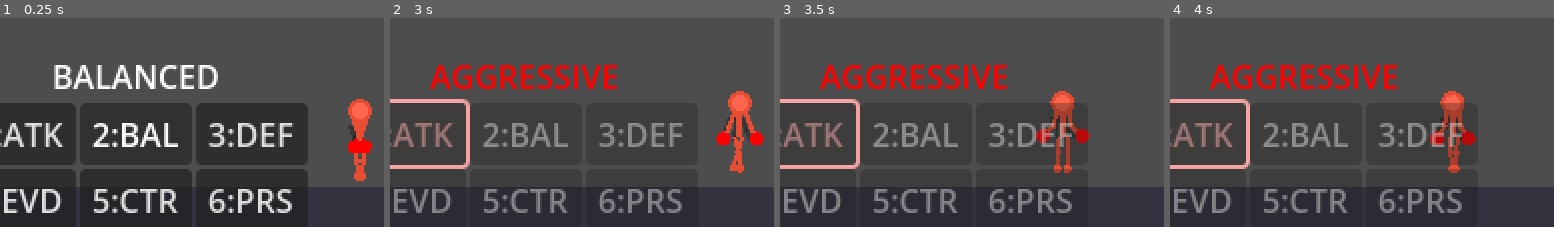
Above: before the commit, frames 1-4 (left to right).
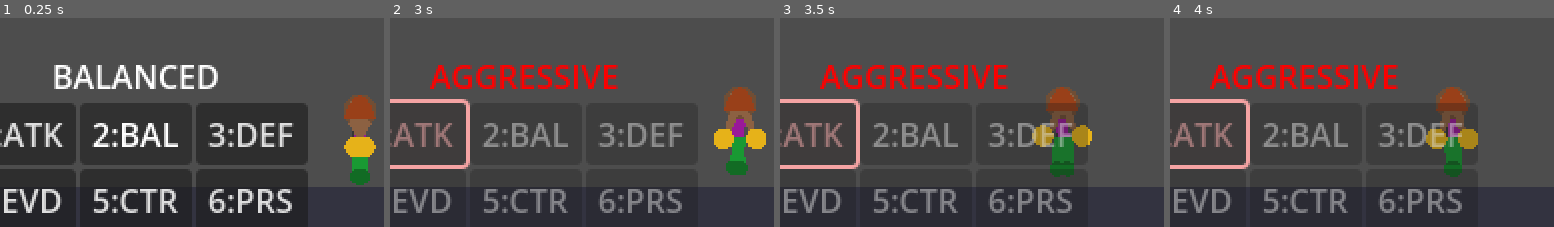
Above: after the commit, the same moments.

Repository: benngaihk/Stancelore
Game: Godot game, scene res://scenes/battle/battle_scene.tscn
Two runs of this game, one before a commit and one after it. Both use one fixed random seed, a clock stepped at 60 frames per second and the inputs below. This scene is started directly instead of the project's main scene.
Inputs (mouse positions are % of the whole screen's width and height, from its top left):
- Up to frame 1 (0.25 s): no input
- Up to frame 2 (3 s): click "1:ATK" at 0.5 s; move the mouse to (72, 43) at 1.27 s; hold 1 (coach_aggressive) 1.28-2.03 s; move the mouse to (30, 53) at 2.02 s; tap 2 (coach_balanced) at 2.1 s; move the mouse to (60, 26) at 2.77 s; hold 5 (coach_counter) from 2.78 s (still down)
- Up to frame 3 (3.5 s): keep holding 5 (coach_counter)
- Up to frame 4 (4 s): move the mouse to (45, 69) at 3.52 s; release 5 (coach_counter) at 3.53 s; tap 3 (coach_defensive) at 3.6 s
The pictures show only the part of the screen within x 32-82%, y 50-100%; the shares and areas given below are measured in that part.

The runs differ from the first frame. In frame 1, 2.5% of the frame differs, in the area x 89-98%, y 36-80%; in frame 2, 3.1%; in frame 3, 3.5%, in the area x 65-82%, y 33-77%; in frame 4, 3.2%.

Commit message:
添加角色外观系统：发型、服装、配饰
- 新增 character_appearance.gd 定义外观配置
  - 10种发型：光头、短发、刺头、莫西干、马尾、长发、爆炸头等
  - 7种上衣：无、背心、T恤、卫衣、道服、夹克、马甲
  - 5种裤子：短裤、长裤、道服裤、拳击短裤、阔腿裤
  - 6种配饰：头带、头巾、帽子、面罩、墨镜、伤疤
  - 4种体型：纤细、普通、肌肉、壮硕
  - 随机颜色生成（肤色、发色、服装色）
- 扩展 stick_figure.gd 支持外观渲染
  - 根据发型绘制不同形状的头发
  - 根据服装类型绘制衣服（覆盖身体线条）
  - 配饰渲染（头带飘带、墨镜等）
  - 体型影响线条粗细
- 集成到 fighter_controller.gd
  - 敌人自动生成随机外观

https://claude.ai/code/session_01P5YggVmEk9Wvyc8SwaqJvb

Diff:
--- /dev/null
+++ b/scripts/battle/character_appearance.gd
@@ -0,0 +1,203 @@
+extends Resource
+class_name CharacterAppearance
+## CharacterAppearance - Defines visual customization for fighters
+## Includes hair styles, clothing, and color schemes
+
+# ===== Hair Styles =====
+enum HairStyle {
+	BALD,           # No hair
+	SHORT,          # Short cropped
+	SPIKY,          # Anime spiky
+	MOHAWK,         # Punk mohawk
+	PONYTAIL,       # Tied back
+	LONG,           # Long flowing
+	AFRO,           # Big afro
+	BRAIDS,         # Braided
+	SLICKED,        # Slicked back
+	MESSY           # Messy/wild
+}
+
+# ===== Clothing Styles =====
+enum TopStyle {
+	NONE,           # Shirtless
+	TANK_TOP,       # Simple tank top
+	T_SHIRT,        # T-shirt
+	HOODIE,         # Hoodie
+	GI_TOP,         # Martial arts gi
+	JACKET,         # Open jacket
+	VEST            # Sleeveless vest
+}
+
+enum BottomStyle {
+	SHORTS,         # Fighting shorts
+	PANTS,          # Long pants
+	GI_PANTS,       # Martial arts pants
+	TRUNKS,         # Boxing trunks
+	BAGGY           # Baggy pants
+}
+
+# ===== Accessory =====
+enum Accessory {
+	NONE,
+	HEADBAND,       # Fighting headband
+	BANDANA,        # Wrapped bandana
+	CAP,            # Baseball cap
+	MASK,           # Face mask
+	GLASSES,        # Sunglasses
+	SCAR            # Face scar
+}
+
+# Character properties
+@export var hair_style: HairStyle = HairStyle.SHORT
+@export var top_style: TopStyle = TopStyle.TANK_TOP
+@export var bottom_style: BottomStyle = BottomStyle.SHORTS
+@export var accessory: Accessory = Accessory.NONE
+
+# Colors
+@export var skin_color: Color = Color(0.96, 0.80, 0.69)  # Default skin tone
+@export var hair_color: Color = Color(0.15, 0.12, 0.10)  # Dark hair
+@export var top_color: Color = Color(0.2, 0.4, 0.8)      # Blue top
+@export var bottom_color: Color = Color(0.15, 0.15, 0.15) # Dark shorts
+@export var accessory_color: Color = Color(0.9, 0.1, 0.1) # Red accessory
+@export var glove_color: Color = Color(0.8, 0.1, 0.1)     # Red gloves
+
+# Body build (affects proportions)
+enum Build {
+	SLIM,
+	NORMAL,
+	MUSCULAR,
+	HEAVY
+}
+@export var build: Build = Build.NORMAL
+
+
+func _init() -> void:
+	pass
+
+
+# Create random appearance
+static func create_random() -> CharacterAppearance:
+	var appearance = CharacterAppearance.new()
+
+	# Random hair
+	appearance.hair_style = randi() % HairStyle.size() as HairStyle
+	appearance.hair_color = _random_hair_color()
+
+	# Random clothing
+	appearance.top_style = randi() % TopStyle.size() as TopStyle
+	appearance.bottom_style = randi() % BottomStyle.size() as BottomStyle
+	appearance.top_color = _random_clothing_color()
+	appearance.bottom_color = _random_clothing_color()
+
+	# Random accessory (30% chance)
+	if randf() < 0.3:
+		appearance.accessory = (randi() % (Accessory.size() - 1) + 1) as Accessory
+		appearance.accessory_color = _random_clothing_color()
+
+	# Random skin tone
+	appearance.skin_color = _random_skin_color()
+
+	# Random build
+	appearance.build = randi() % Build.size() as Build
+
+	# Random glove color
+	appearance.glove_color = _random_glove_color()
+
+	return appearance
+
+
+static func _random_hair_color() -> Color:
+	var colors = [
+		Color(0.1, 0.08, 0.05),   # Black
+		Color(0.35, 0.22, 0.12),  # Brown
+		Color(0.85, 0.65, 0.35),  # Blonde
+		Color(0.6, 0.25, 0.1),    # Red/Auburn
+		Color(0.4, 0.4, 0.45),    # Gray
+		Color(1.0, 1.0, 1.0),     # White
+		Color(0.1, 0.3, 0.8),     # Blue (anime)
+		Color(0.8, 0.2, 0.5),     # Pink (anime)
+		Color(0.2, 0.7, 0.3),     # Green (anime)
+	]
+	return colors[randi() % colors.size()]
+
+
+static func _random_skin_color() -> Color:
+	var colors = [
+		Color(1.0, 0.87, 0.77),   # Light
+		Color(0.96, 0.80, 0.69),  # Fair
+		Color(0.87, 0.72, 0.53),  # Medium
+		Color(0.76, 0.57, 0.42),  # Tan
+		Color(0.55, 0.38, 0.26),  # Brown
+		Color(0.36, 0.24, 0.17),  # Dark
+	]
+	return colors[randi() % colors.size()]
+
+
+static func _random_clothing_color() -> Color:
+	var colors = [
+		Color(0.1, 0.1, 0.1),     # Black
+		Color(0.9, 0.9, 0.9),     # White
+		Color(0.8, 0.1, 0.1),     # Red
+		Color(0.1, 0.3, 0.8),     # Blue
+		Color(0.1, 0.6, 0.2),     # Green
+		Color(0.9, 0.7, 0.1),     # Yellow
+		Color(0.6, 0.1, 0.6),     # Purple
+		Color(0.9, 0.5, 0.1),     # Orange
+		Color(0.4, 0.4, 0.4),     # Gray
+	]
+	return colors[randi() % colors.size()]
+
+
+static func _random_glove_color() -> Color:
+	var colors = [
+		Color(0.8, 0.1, 0.1),     # Red
+		Color(0.1, 0.1, 0.8),     # Blue
+		Color(0.1, 0.1, 0.1),     # Black
+		Color(0.9, 0.9, 0.9),     # White
+		Color(0.9, 0.7, 0.1),     # Gold
+		Color(0.1, 0.7, 0.2),     # Green
+	]
+	return colors[randi() % colors.size()]
+
+
+# Preset appearances for player character archetypes
+static func create_boxer() -> CharacterAppearance:
+	var appearance = CharacterAppearance.new()
+	appearance.hair_style = HairStyle.SHORT
+	appearance.top_style = TopStyle.NONE
+	appearance.bottom_style = BottomStyle.TRUNKS
+	appearance.build = Build.MUSCULAR
+	appearance.accessory = Accessory.NONE
+	return appearance
+
+
+static func create_martial_artist() -> CharacterAppearance:
+	var appearance = CharacterAppearance.new()
+	appearance.hair_style = HairStyle.PONYTAIL
+	appearance.top_style = TopStyle.GI_TOP
+	appearance.bottom_style = BottomStyle.GI_PANTS
+	appearance.top_color = Color.WHITE
+	appearance.bottom_color = Color.WHITE
+	appearance.accessory = Accessory.HEADBAND
+	appearance.accessory_color = Color.RED
+	return appearance
+
+
+static func create_street_fighter() -> CharacterAppearance:
+	var appearance = CharacterAppearance.new()
+	appearance.hair_style = HairStyle.SPIKY
+	appearance.top_style = TopStyle.TANK_TOP
+	appearance.bottom_style = BottomStyle.PANTS
+	appearance.build = Build.NORMAL
+	appearance.accessory = Accessory.BANDANA
+	return appearance
+
+
+static func create_brawler() -> CharacterAppearance:
+	var appearance = CharacterAppearance.new()
+	appearance.hair_style = HairStyle.MOHAWK
+	appearance.top_style = TopStyle.VEST
+	appearance.bottom_style = BottomStyle.BAGGY
+	appearance.build = Build.HEAVY
+	appearance.accessory = Accessory.SCAR
+	return appearance
--- a/scripts/battle/fighter_controller.gd
+++ b/scripts/battle/fighter_controller.gd
@@ -4,6 +4,7 @@
 
 const FighterStatsClass = preload("res://scripts/battle/fighter_stats.gd")
 const MoveClass = preload("res://scripts/battle/move.gd")
+const CharacterAppearanceClass = preload("res://scripts/battle/character_appearance.gd")
 
 enum State {
 	IDLE,
@@ -22,6 +23,7 @@
 
 # Stats - now uses FighterStats resource
 @export var stats: Resource = null  # FighterStats
+@export var appearance: Resource = null  # CharacterAppearance
 @export var attack_range: float = 35.0
 @export var base_move_speed: float = 80.0
 
@@ -102,6 +104,15 @@
 
 	# Get stick figure
 	stick_figure = get_node_or_null("StickFigure")
+
+	# Apply appearance to stick figure
+	if stick_figure and appearance:
+		stick_figure.set_appearance(appearance)
+	elif stick_figure and not appearance:
+		# Create random appearance for enemies without one
+		if not is_player_controlled:
+			appearance = CharacterAppearanceClass.create_random()
+			stick_figure.set_appearance(appearance)
 
 	# Get hitbox/hurtbox
 	hitbox = get_node_or_null("Hitbox")
--- a/scripts/battle/stick_figure.gd
+++ b/scripts/battle/stick_figure.gd
@@ -1,13 +1,18 @@
 extends Node2D
 class_name StickFigure
 ## StickFigure - Simple skeleton visualization for fighter animations
-## Can be replaced with actual sprites later
-
-# Body part colors
+## Now with hair, clothing, and accessories support
+
+const CharacterAppearanceClass = preload("res://scripts/battle/character_appearance.gd")
+
+# Body part colors (can be overridden by appearance)
 @export var body_color: Color = Color.WHITE
 @export var head_color: Color = Color.WHITE
 @export var glove_color: Color = Color.RED
 @export var line_width: float = 2.0
+
+# Character appearance (optional - if null, uses simple stick figure)
+var appearance: Resource = null  # CharacterAppearance
 
 # Flash effect
 var flash_timer: float = 0.0
@@ -62,6 +67,15 @@
 	set_pose(Pose.IDLE)
 
 
+func set_appearance(new_appearance: Resource) -> void:
+	appearance = new_appearance
+	if appearance:
+		glove_color = appearance.glove_color
+		body_color = appearance.skin_color
+		head_color = appearance.skin_color
+	queue_redraw()
+
+
 func _process(delta: float) -> void:
 	# Update flash effect
 	_update_flash(delta)
@@ -124,6 +138,14 @@
 
 
 func _draw() -> void:
+	# If we have an appearance, use the full rendering
+	if appearance:
+		_draw_with_appearance()
+	else:
+		_draw_simple()
+
+
+func _draw_simple() -> void:
 	var draw_color = body_color
 	var head_draw_color = head_color
 
@@ -176,6 +198,327 @@
 	_draw_joint(right_knee, draw_color)
 	_draw_joint(left_shoulder, draw_color)
 	_draw_joint(right_shoulder, draw_color)
+
+
+func _draw_with_appearance() -> void:
+	var skin_color = appearance.skin_color if not is_flashing else Color.WHITE
+	var hair_col = appearance.hair_color if not is_flashing else Color.WHITE
+	var top_col = appearance.top_color if not is_flashing else Color.WHITE
+	var bottom_col = appearance.bottom_color if not is_flashing else Color.WHITE
+	var glove_col = appearance.glove_color if not is_flashing else Color.WHITE
+	var acc_col = appearance.accessory_color if not is_flashing else Color.WHITE
+
+	# Get build multiplier
+	var build_mult = _get_build_multiplier()
+
+	# Draw shadow
+	var shadow_offset = Vector2(2, 2)
+	var shadow_color = Color(0, 0, 0, 0.3)
+	draw_line(neck_pos + shadow_offset, hip_pos + shadow_offset, shadow_color, line_width * build_mult)
+
+	# ===== Draw legs with pants =====
+	_draw_legs(skin_color, bottom_col, build_mult)
+
+	# ===== Draw torso with clothing =====
+	_draw_torso(skin_color, top_col, build_mult)
+
+	# ===== Draw head and face =====
+	_draw_head(skin_color, build_mult)
+
+	# ===== Draw hair =====
+	_draw_hair(hair_col)
+
+	# ===== Draw accessory =====
+	_draw_accessory(acc_col)
+
+	# ===== Draw arms =====
+	_draw_arms(skin_color, top_col, glove_col, build_mult)
+
+
+func _get_build_multiplier() -> float:
+	match appearance.build:
+		CharacterAppearanceClass.Build.SLIM:
+			return 0.8
+		CharacterAppearanceClass.Build.NORMAL:
+			return 1.0
+		CharacterAppearanceClass.Build.MUSCULAR:
+			return 1.3
+		CharacterAppearanceClass.Build.HEAVY:
+			return 1.5
+	return 1.0
+
+
+func _draw_legs(skin_color: Color, pants_color: Color, build_mult: float) -> void:
+	var leg_width = line_width * build_mult * 1.2
+
+	# Draw pants/shorts based on style
+	match appearance.bottom_style:
+		CharacterAppearanceClass.BottomStyle.SHORTS, CharacterAppearanceClass.BottomStyle.TRUNKS:
+			# Shorts - pants to knee, skin below
+			draw_line(left_hip, left_knee, pants_color, leg_width + 2)
+			draw_line(right_hip, right_knee, pants_color, leg_width + 2)
+			draw_line(left_knee, left_foot, skin_color, leg_width)
+			draw_line(right_knee, right_foot, skin_color, leg_width)
+		CharacterAppearanceClass.BottomStyle.PANTS, CharacterAppearanceClass.BottomStyle.GI_PANTS, CharacterAppearanceClass.BottomStyle.BAGGY:
+			# Full pants
+			var pant_width = leg_width + 2
+			if appearance.bottom_style == CharacterAppearanceClass.BottomStyle.BAGGY:
+				pant_width = leg_width + 4
+			draw_line(left_hip, left_knee, pants_color, pant_width)
+			draw_line(left_knee, left_foot, pants_color, pant_width)
+			draw_line(right_hip, right_knee, pants_color, pant_width)
+			draw_line(right_knee, right_foot, pants_color, pant_width)
+
+	# Draw feet/shoes
+	draw_circle(left_foot, 2.5 * build_mult, pants_color.darkened(0.3))
+	draw_circle(right_foot, 2.5 * build_mult, pants_color.darkened(0.3))
+
+	# Draw knee joints
+	_draw_joint(left_knee, skin_color if appearance.bottom_style in [CharacterAppearanceClass.BottomStyle.SHORTS, CharacterAppearanceClass.BottomStyle.TRUNKS] else pants_color)
+	_draw_joint(right_knee, skin_color if appearance.bottom_style in [CharacterAppearanceClass.BottomStyle.SHORTS, CharacterAppearanceClass.BottomStyle.TRUNKS] else pants_color)
+
+
+func _draw_torso(skin_color: Color, top_color: Color, build_mult: float) -> void:
+	var torso_width = (line_width + 2) * build_mult
+
+	match appearance.top_style:
+		CharacterAppearanceClass.TopStyle.NONE:
+			# Shirtless - draw skin colored torso
+			draw_line(neck_pos, hip_pos, skin_color, torso_width)
+			# Add simple muscle definition for muscular builds
+			if appearance.build == CharacterAppearanceClass.Build.MUSCULAR:
+				var chest_pos = neck_pos.lerp(hip_pos, 0.3)
+				draw_circle(chest_pos + Vector2(-2, 0), 2, skin_color.darkened(0.1))
+				draw_circle(chest_pos + Vector2(2, 0), 2, skin_color.darkened(0.1))
+
+		CharacterAppearanceClass.TopStyle.TANK_TOP:
+			# Tank top - narrow straps
+			draw_line(neck_pos, hip_pos, top_color, torso_width)
+			# Exposed shoulders
+			draw_circle(left_shoulder, 2 * build_mult, skin_color)
+			draw_circle(right_shoulder, 2 * build_mult, skin_color)
+
+		CharacterAppearanceClass.TopStyle.T_SHIRT, CharacterAppearanceClass.TopStyle.GI_TOP:
+			# T-shirt or gi - full coverage
+			draw_line(neck_pos, hip_pos, top_color, torso_width + 1)
+			# Collar
+			draw_arc(neck_pos, 3, PI * 0.7, PI * 0.3, 8, top_color.darkened(0.2), 1)
+
+		CharacterAppearanceClass.TopStyle.HOODIE:
+			# Hoodie - bulkier
+			draw_line(neck_pos, hip_pos, top_color, torso_width + 3)
+			# Hood behind head
+			draw_arc(neck_pos + Vector2(0, -3), 6, PI * 0.6, PI * 0.4, 8, top_color.darkened(0.1), 3)
+
+		CharacterAppearanceClass.TopStyle.JACKET:
+			# Open jacket - shows skin/undershirt
+			draw_line(neck_pos, hip_pos, skin_color.darkened(0.1), torso_width)
+			# Jacket sides
+			draw_line(neck_pos + Vector2(-3, 0), hip_pos + Vector2(-4, 0), top_color, 2)
+			draw_line(neck_pos + Vector2(3, 0), hip_pos + Vector2(4, 0), top_color, 2)
+
+		CharacterAppearanceClass.TopStyle.VEST:
+			# Vest - no sleeves
+			draw_line(neck_pos, hip_pos, top_color, torso_width)
+
+
+func _draw_head(skin_color: Color, build_mult: float) -> void:
+	var head_radius = HEAD_RADIUS * build_mult
+
+	# Draw head
+	draw_circle(head_pos, head_radius, skin_color)
+	draw_arc(head_pos, head_radius, 0, TAU, 16, skin_color.darkened(0.2), line_width)
+
+	# Simple face - eyes and mouth
+	var eye_offset = head_radius * 0.4
+	var eye_y = head_pos.y - head_radius * 0.1
+	# Eyes (small dots)
+	draw_circle(Vector2(head_pos.x - eye_offset, eye_y), 1, Color.BLACK)
+	draw_circle(Vector2(head_pos.x + eye_offset, eye_y), 1, Color.BLACK)
+	# Mouth (small line)
+	var mouth_y = head_pos.y + head_radius * 0.4
+	draw_line(Vector2(head_pos.x - 2, mouth_y), Vector2(head_pos.x + 2, mouth_y), skin_color.darkened(0.3), 1)
+
+
+func _draw_hair(hair_color: Color) -> void:
+	var hr = HEAD_RADIUS
+
+	match appearance.hair_style:
+		CharacterAppearanceClass.HairStyle.BALD:
+			# No hair - maybe slight shine
+			draw_arc(head_pos + Vector2(-2, -hr * 0.5), 2, 0, PI, 6, Color.WHITE.lerp(appearance.skin_color, 0.7), 1)
+
+		CharacterAppearanceClass.HairStyle.SHORT:
+			# Short cropped hair - cap shape
+			draw_arc(head_pos, hr + 1, PI * 0.8, PI * 0.2, 12, hair_color, 3)
+
+		CharacterAppearanceClass.HairStyle.SPIKY:
+			# Anime spiky hair
+			var base_y = head_pos.y - hr * 0.5
+			for i in range(5):
+				var spike_x = head_pos.x + (i - 2) * 3
+				var spike_height = 6 + (2 - abs(i - 2)) * 2
+				var points = PackedVector2Array([
+					Vector2(spike_x - 2, base_y),
+					Vector2(spike_x, base_y - spike_height),
+					Vector2(spike_x + 2, base_y)
+				])
+				draw_colored_polygon(points, hair_color)
+
+		CharacterAppearanceClass.HairStyle.MOHAWK:
+			# Punk mohawk
+			var points = PackedVector2Array()
+			for i in range(7):
+				var t = i / 6.0
+				var x = head_pos.x + (t - 0.5) * 8
+				var y = head_pos.y - hr - 4 - sin(t * PI) * 6
+				points.append(Vector2(x, y))
+			# Close the shape
+			points.append(Vector2(head_pos.x + 4, head_pos.y - hr + 2))
+			points.append(Vector2(head_pos.x - 4, head_pos.y - hr + 2))
+			draw_colored_polygon(points, hair_color)
+
+		CharacterAppearanceClass.HairStyle.PONYTAIL:
+			# Hair with ponytail
+			draw_arc(head_pos, hr + 1, PI * 0.7, PI * 0.3, 12, hair_color, 3)
+			# Ponytail behind
+			var tail_start = head_pos + Vector2(0, -hr * 0.3)
+			var tail_end = tail_start + Vector2(8, 6)
+			draw_line(tail_start, tail_end, hair_color, 3)
+			draw_circle(tail_end, 2, hair_color)
+
+		CharacterAppearanceClass.HairStyle.LONG:
+			# Long flowing hair
+			draw_arc(head_pos, hr + 1, PI * 0.8, PI * 0.2, 12, hair_color, 3)
+			# Hair strands down sides
+			draw_line(head_pos + Vector2(-hr, 0), head_pos + Vector2(-hr - 2, 12), hair_color, 3)
+			draw_line(head_pos + Vector2(hr, 0), head_pos + Vector2(hr + 2, 12), hair_color, 3)
+			draw_line(head_pos + Vector2(-hr + 2, 2), head_pos + Vector2(-hr, 10), hair_color, 2)
+			draw_line(head_pos + Vector2(hr - 2, 2), head_pos + Vector2(hr, 10), hair_color, 2)
+
+		CharacterAppearanceClass.HairStyle.AFRO:
+			# Big afro
+			draw_circle(head_pos + Vector2(0, -3), hr + 5, hair_color)
+			draw_arc(head_pos + Vector2(0, -3), hr + 5, 0, TAU, 20, hair_color.darkened(0.1), 2)
+
+		CharacterAppearanceClass.HairStyle.BRAIDS:
+			# Braided hair
+			draw_arc(head_pos, hr + 1, PI * 0.7, PI * 0.3, 12, hair_color, 3)
+			# Multiple braids
+			for i in range(3):
+				var braid_x = head_pos.x + (i - 1) * 5
+				var braid_start = head_pos + Vector2((i - 1) * 4, hr * 0.3)
+				for j in range(4):
+					var by = braid_start.y + j * 3
+					draw_circle(Vector2(braid_x, by), 1.5, hair_color)
+
+		CharacterAppearanceClass.HairStyle.SLICKED:
+			# Slicked back hair
+			var points = PackedVector2Array([
+				head_pos + Vector2(-hr - 1, -2),
+				head_pos + Vector2(-hr * 0.5, -hr - 2),
+				head_pos + Vector2(0, -hr - 3),
+				head_pos + Vector2(hr * 0.5, -hr - 2),
+				head_pos + Vector2(hr + 1, -2),
+				head_pos + Vector2(hr + 3, 4),
+				head_pos + Vector2(-hr - 3, 4),
+			])
+			draw_colored_polygon(points, hair_color)
+
+		CharacterAppearanceClass.HairStyle.MESSY:
+			# Messy/wild hair
+			draw_arc(head_pos, hr + 2, PI * 0.9, PI * 0.1, 12, hair_color, 4)
+			# Random tufts
+			for i in range(6):
+				var angle = PI * 0.2 + i * PI * 0.13
+				var tuft_start = head_pos + Vector2(cos(angle), -sin(angle)) * hr
+				var tuft_end = tuft_start + Vector2(cos(angle + randf_range(-0.3, 0.3)), -sin(angle)) * (4 + randi() % 4)
+				draw_line(tuft_start, tuft_end, hair_color, 2)
+
+
+func _draw_accessory(acc_color: Color) -> void:
+	var hr = HEAD_RADIUS
+
+	match appearance.accessory:
+		CharacterAppearanceClass.Accessory.NONE:
+			pass
+
+		CharacterAppearanceClass.Accessory.HEADBAND:
+			# Fighting headband
+			draw_arc(head_pos, hr + 0.5, PI * 0.85, PI * 0.15, 12, acc_color, 3)
+			# Trailing ends
+			draw_line(head_pos + Vector2(hr + 1, -2), head_pos + Vector2(hr + 8, 2), acc_color, 2)
+			draw_line(head_pos + Vector2(hr + 1, -1), head_pos + Vector2(hr + 6, 4), acc_color, 2)
+
+		CharacterAppearanceClass.Accessory.BANDANA:
+			# Wrapped bandana covering top of head
+			var points = PackedVector2Array([
+				head_pos + Vector2(-hr - 1, 0),
+				head_pos + Vector2(-hr, -hr * 0.7),
+				head_pos + Vector2(0, -hr - 1),
+				head_pos + Vector2(hr, -hr * 0.7),
+				head_pos + Vector2(hr + 1, 0),
+			])
+			draw_polyline(points, acc_color, 3)
+			# Knot at back
+			draw_circle(head_pos + Vector2(hr + 2, 0), 2, acc_color)
+
+		CharacterAppearanceClass.Accessory.CAP:
+			# Baseball cap
+			var cap_points = PackedVector2Array([
+				head_pos + Vector2(-hr - 1, -hr * 0.3),
+				head_pos + Vector2(-hr, -hr - 1),
+				head_pos + Vector2(0, -hr - 2),
+				head_pos + Vector2(hr, -hr - 1),
+				head_pos + Vector2(hr + 1, -hr * 0.3),
+			])
+			draw_polyline(cap_points, acc_color, 4)
+			# Bill
+			draw_line(head_pos + Vector2(-hr, -hr * 0.3), head_pos + Vector2(-hr - 6, -hr * 0.1), acc_color, 3)
+
+		CharacterAppearanceClass.Accessory.MASK:
+			# Face mask (lower face)
+			draw_arc(head_pos + Vector2(0, hr * 0.3), hr * 0.8, PI * 0.2, PI * 0.8, 8, acc_color, 3)
+
+		CharacterAppearanceClass.Accessory.GLASSES:
+			# Sunglasses
+			var eye_y = head_pos.y - hr * 0.1
+			draw_rect(Rect2(head_pos.x - hr * 0.7, eye_y - 2, 4, 4), acc_color)
+			draw_rect(Rect2(head_pos.x + hr * 0.3, eye_y - 2, 4, 4), acc_color)
+			draw_line(Vector2(head_pos.x - hr * 0.3, eye_y), Vector2(head_pos.x + hr * 0.3, eye_y), acc_color, 1)
+
+		CharacterAppearanceClass.Accessory.SCAR:
+			# Face scar
+			draw_line(head_pos + Vector2(-3, -2), head_pos + Vector2(2, 4), Color(0.6, 0.3, 0.3), 1.5)
+
+
+func _draw_arms(skin_color: Color, top_color: Color, glove_col: Color, build_mult: float) -> void:
+	var arm_width = line_width * build_mult
+
+	# Determine arm coverage based on top style
+	var upper_arm_color = skin_color
+	if appearance.top_style in [CharacterAppearanceClass.TopStyle.T_SHIRT, CharacterAppearanceClass.TopStyle.HOODIE, CharacterAppearanceClass.TopStyle.GI_TOP, CharacterAppearanceClass.TopStyle.JACKET]:
+		upper_arm_color = top_color
+
+	# Left arm
+	draw_line(left_shoulder, left_elbow, upper_arm_color, arm_width + 1)
+	draw_line(left_elbow, left_hand, skin_color, arm_width)
+
+	# Right arm
+	draw_line(right_shoulder, right_elbow, upper_arm_color, arm_width + 1)
+	draw_line(right_elbow, right_hand, skin_color, arm_width)
+
+	# Gloves
+	draw_circle(left_hand, 3.5 * build_mult, glove_col)
+	draw_circle(right_hand, 3.5 * build_mult, glove_col)
+
+	# Elbow joints
+	_draw_joint(left_elbow, skin_color)
+	_draw_joint(right_elbow, skin_color)
+
+	# Shoulder joints
+	_draw_joint(left_shoulder, upper_arm_color)
+	_draw_joint(right_shoulder, upper_arm_color)
 
 
 func _draw_joint(pos: Vector2, color: Color = Color.WHITE) -> void:
